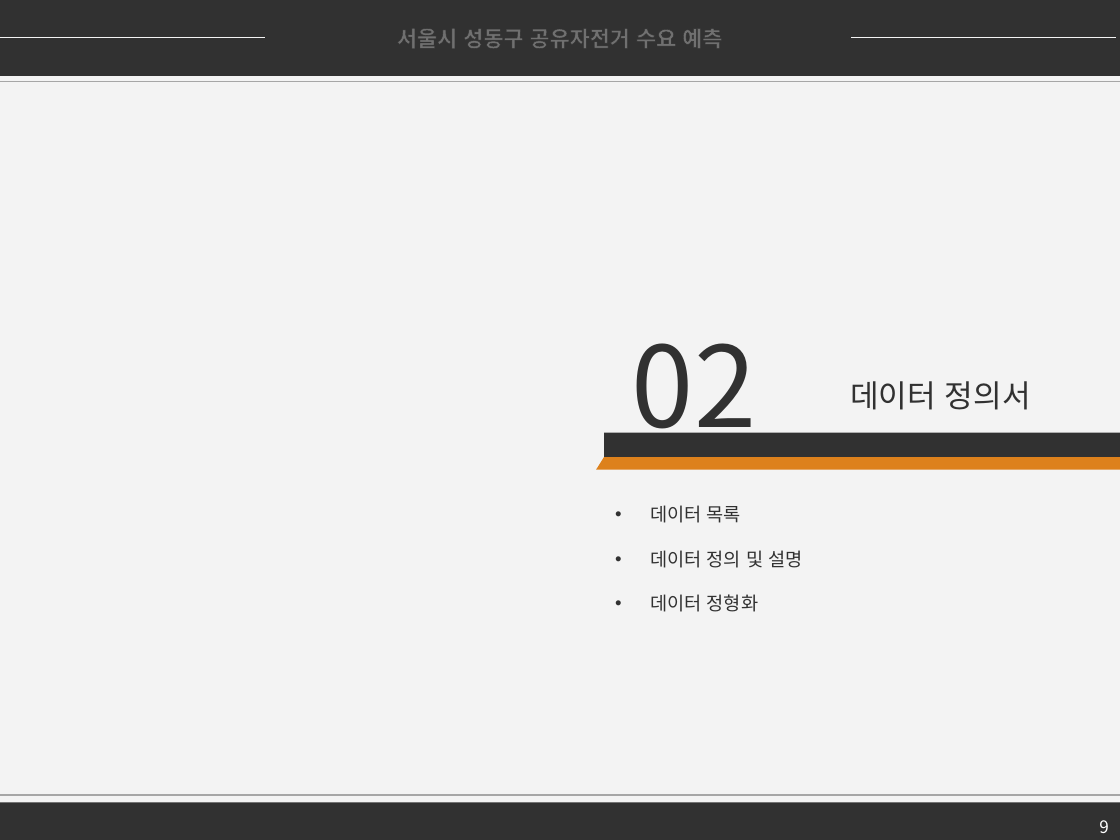
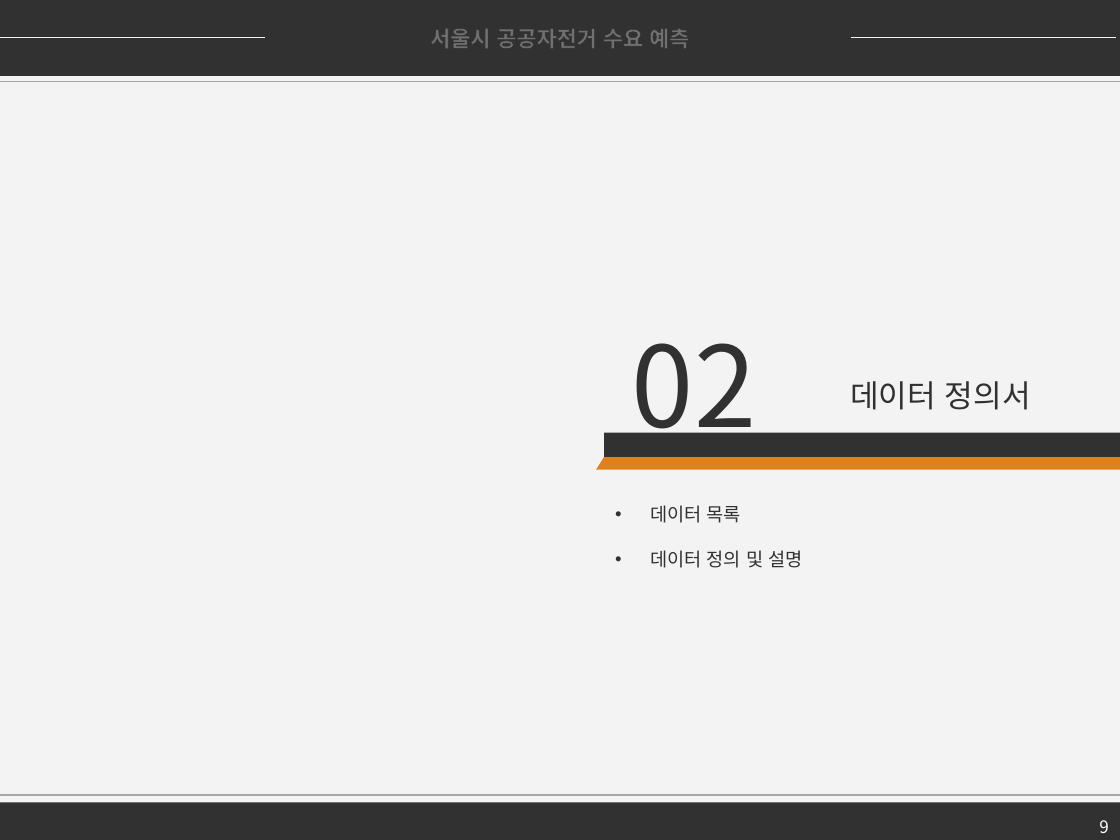
Before and after one commit to firstock/proj_sponge_bicycle, a slide deck: slide 9 of 서울시 공유자전거 수요 예측.pptx. Drawn at 1120x840 pixels with LibreOffice and Linux fonts; fonts in the diff are those of the drawing. Boxes give left, top, right and bottom in pixels: in the first picture for what was removed or moved away, otherwise in the second. Text is boxed around its words. In the diff, an @@ line names an element or a change of style, - is before the commit and + after.

```diff
--- a/서울시 공유자전거 수요 예측.pptx
+++ b/서울시 공유자전거 수요 예측.pptx
@@ text in rectangle at [430,29,689,48]: text changed @@
-서울시 성동구 공유자전거 수요 예측
+서울시 공공자전거 수요 예측
@@ text at [650,594,758,612]: paragraph removed @@
-• 데이터 정형화
```
Also in this commit, not shown: 11 other slides changed, 9 slides removed.
